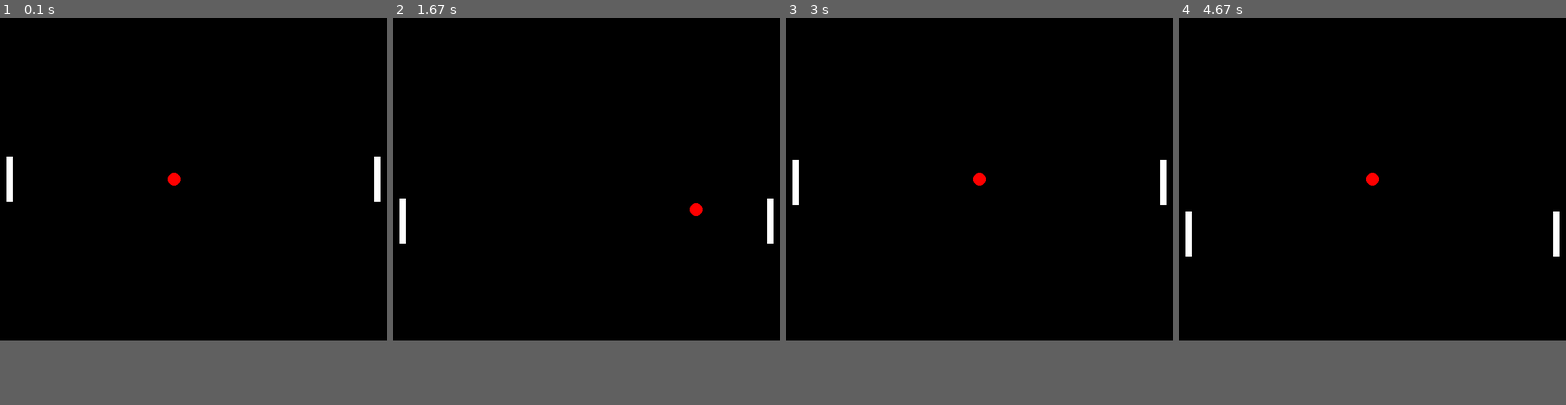
Above: before the commit, frames 1-4 (left to right).
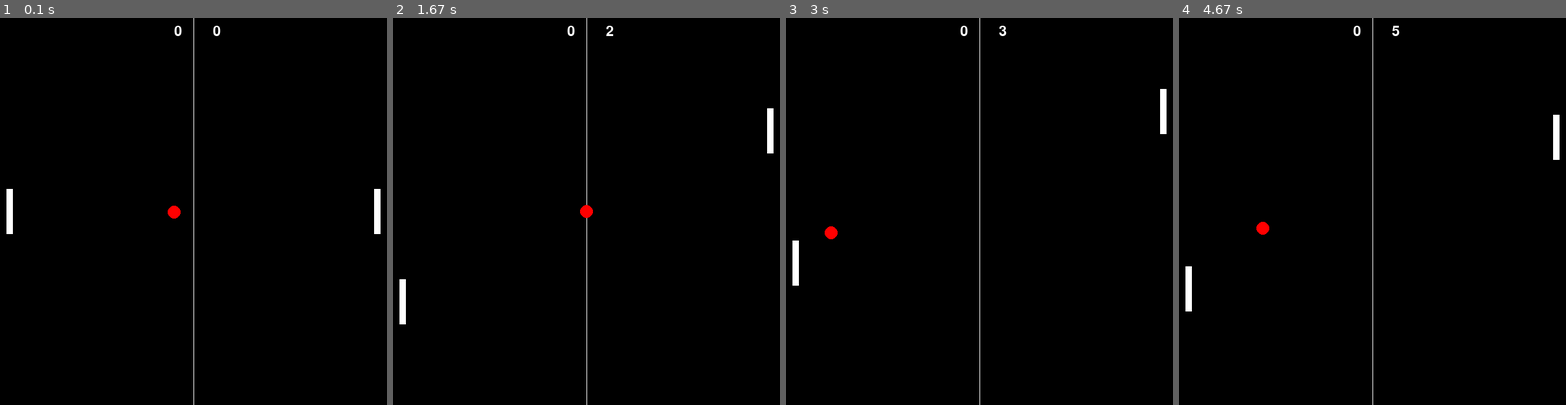
Above: after the commit, the same moments.

Repository: iHeroGH/pAIng
Game: pygame game, started from main.py
The game is run twice, just before and just after one commit, with the same random seed, the same clock (stepped at 60 frames per second) and the same inputs.
Inputs:
- Up to frame 1 (0.1 s): no input
- Up to frame 2 (1.67 s): hold S 0.33-0.8 s; hold Up 0.33-0.8 s; hold Up 0.83-1.3 s; hold W 0.83-1.3 s; hold Down 1.33-1.63 s; hold S 1.33-1.63 s
- Up to frame 3 (3 s): hold Up 1.67-2.03 s; hold W 1.67-2.03 s; hold Down 2.07-2.43 s; hold S 2.07-2.43 s; hold Up 2.47-2.77 s; hold W 2.47-2.77 s; hold Down from 2.8 s (still down); hold S from 2.8 s (still down)
- Up to frame 4 (4.67 s): release Down at 3.1 s; release S at 3.1 s; hold Up 3.13-3.5 s; hold W 3.13-3.5 s; hold Down 3.53-3.9 s; hold S 3.53-3.9 s; hold Up 3.93-4.23 s; hold W 3.93-4.23 s; hold Down 4.27-4.57 s; hold S 4.27-4.57 s; hold Up from 4.6 s (still down); hold W from 4.6 s (still down)
The window is 600x500 before the commit and 600x600 after it. Grey fills any space a smaller window leaves; there, only what the larger window draws over its background counts as a difference.

The runs differ from the first frame. In frame 1, 1.0% of the frame differs, in the area x 1-99%, y 0-100%; in frame 2, 1.2%; in frame 3, 1.2%; in frame 4, 1.2%.

Commit message:
add a points system and pve

Diff:
--- a/ball.py
+++ b/ball.py
@@ -12,6 +12,8 @@
     def __init__(self, screen_size):
         self.x, self.y = screen_size[0]//2, screen_size[1]//2
 
+        self.is_dead = True
+
         self.v_x = 0
         self.v_y = 0
         self.angle = 0
@@ -23,6 +25,8 @@
         self.v_x = -10
         self.v_y = 10
         self.angle = random.uniform(-0.25, 0.25)
+
+        self.is_dead = False
 
     def get_drawable(self) -> tuple[tuple[int, int], int]:
         return ((self.x, self.y), self.RADIUS)
@@ -75,7 +79,12 @@
             self.v_y *= -1
 
         # Death Collision
-        if self.x + self.RADIUS <= 0 or self.x - self.RADIUS >= screen_size[0]:
+        if self.x + self.RADIUS <= 0:
+            enemy.win()
+            self.die(screen_size)
+
+        if self.x - self.RADIUS >= screen_size[0]:
+            player.win()
             self.die(screen_size)
 
         # PADDLE COLLISION
@@ -96,3 +105,5 @@
         self.v_x = 0
         self.v_y = 0
         self.x, self.y = screen_size[0]//2, screen_size[1]//2
+
+        self.is_dead = True
--- a/paddle.py
+++ b/paddle.py
@@ -12,6 +12,8 @@
 
         self.v_y = 10
 
+        self.points = 0
+
         self.rect: Rect | None = None
 
     def get_drawable(self) -> tuple[int, int, int, int]:
@@ -19,6 +21,9 @@
 
     def set_rect(self, rect: Rect):
         self.rect = rect
+
+    def win(self):
+        self.points += 1
 
     def move(
             self,
--- a/pygame_manager.py
+++ b/pygame_manager.py
@@ -8,7 +8,7 @@
 class Manager:
 
     WIDTH = 600
-    HEIGHT = 500
+    HEIGHT = 600
     SCREEN_SIZE = (WIDTH, HEIGHT)
 
     def __init__(self):
@@ -16,6 +16,7 @@
 
         self.screen = pygame.display.set_mode((self.WIDTH, self.HEIGHT))
         pygame.display.set_caption("You want to play? Let's play.")
+        self.font = pygame.font.Font('freesansbold.ttf', 22)
 
         self.clock = pygame.time.Clock()
         self.refresh_rate = 45
@@ -39,30 +40,44 @@
                 self.handle_key_events(event) # Delegate to a different function
 
     def handle_key_events(self, event: pygame.event.Event) -> None:
-        pass
+        if self.ball.is_dead:
+            self.ball.launch()
 
     def handle_paddle_movement(self) -> None:
         # Which key corresponds to what movement
-        key_to_move = {
-            pygame.K_UP: Paddle.move_up,
-            pygame.K_DOWN: Paddle.move_down,
-
+        player_to_move = {
             pygame.K_w: Paddle.move_up,
             pygame.K_s: Paddle.move_down
         }
 
+        enemy_to_move = {
+            pygame.K_UP: Paddle.move_up,
+            pygame.K_DOWN: Paddle.move_down
+        }
+
         # Move depending on the move key
         keys_pressed = pygame.key.get_pressed()
-        for key, move_func in key_to_move.items():
+        for key, move_func in player_to_move.items():
             if keys_pressed[key]:
                 move_func(self.player, self.SCREEN_SIZE)
 
+        # enemy_choice = random.choice(list(enemy_to_move.values()))
+        for key, move_func in enemy_to_move.items():
+            if keys_pressed[key]:
+                move_func(self.enemy, self.SCREEN_SIZE)
 
-        # enemy_choice = random.choice(list(key_to_move.values()))
-                move_func(self.enemy, self.SCREEN_SIZE)
 
     def draw(self, *objects: GameObject):
         self.screen.fill((0, 0, 0))
+
+        pygame.draw.line(
+            self.screen,
+            (255, 255, 255),
+            (self.WIDTH//2, 0),
+            (self.WIDTH//2, self.HEIGHT)
+        )
+
+        self.draw_scores()
 
         for object in objects:
             drawable = object.get_drawable()
@@ -76,6 +91,17 @@
                         self.screen, (255, 0, 0), *drawable # type: ignore
                     ))
 
+    def draw_scores(self):
+        player_score = self.font.render(
+            str(self.player.points), True, (255, 255, 255), (0, 0, 0)
+        )
+        enemy_score = self.font.render(
+            str(self.enemy.points), True, (255, 255, 255), (0, 0, 0)
+        )
+
+        self.screen.blit(player_score, (self.WIDTH//2 - 30, 10))
+        self.screen.blit(enemy_score, (self.WIDTH//2 + 30, 10))
+
     def game_loop(self):
         while not self.done:
             self.clock.tick(self.refresh_rate)
